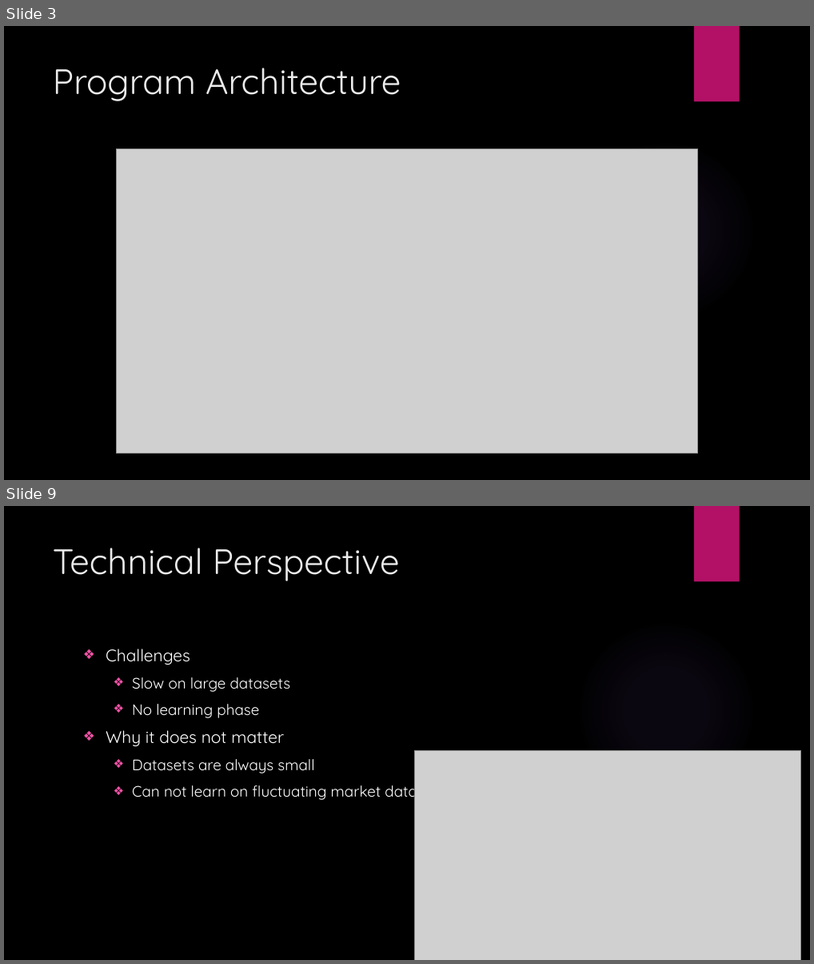
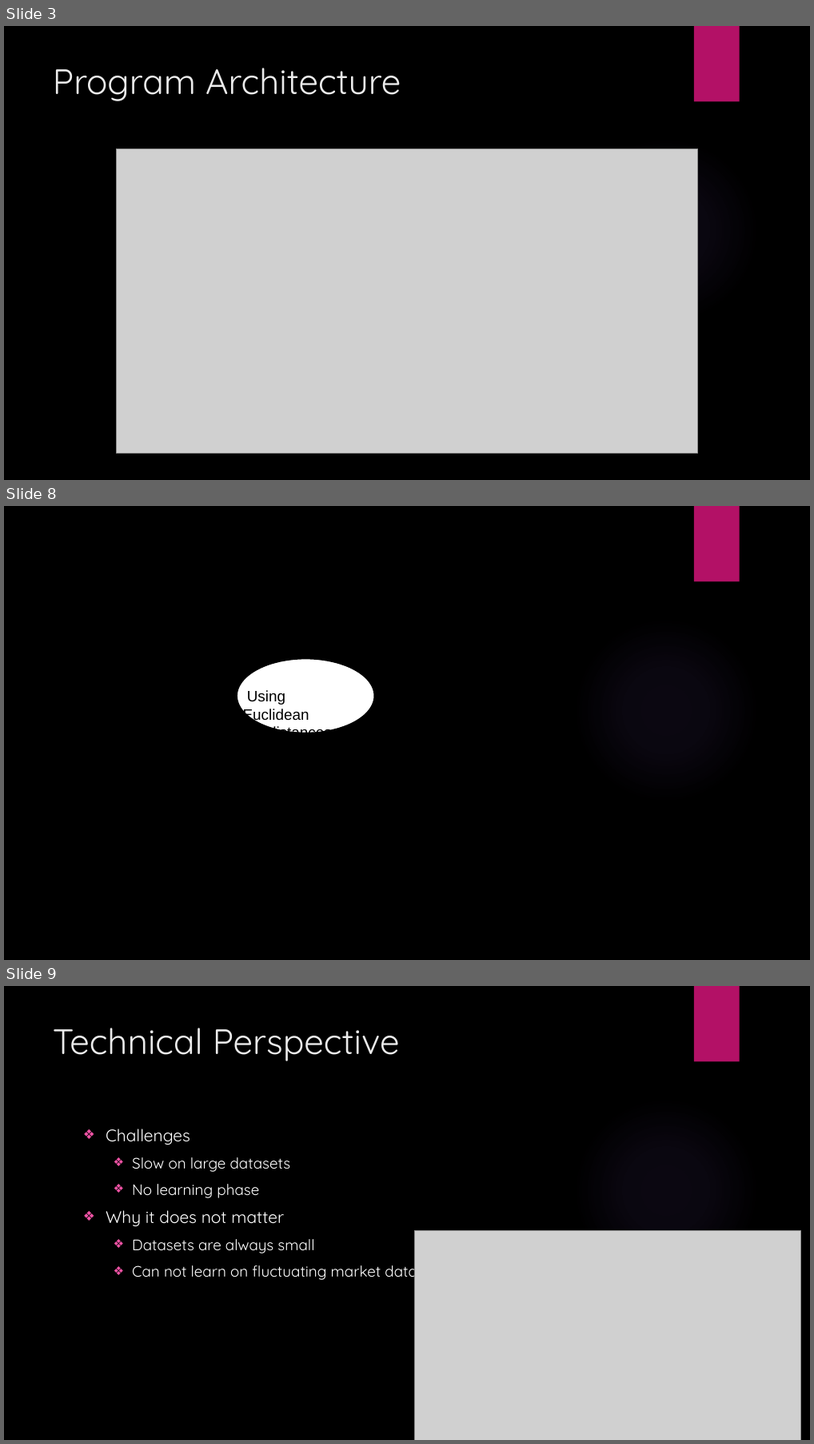
Before and after one commit to theladykiller/DSML-Price-prediction, a slide deck: Documents/Final Presentation.pptx. Shown one above the other, each under a label of ours: slides 3 and 9 before the commit, slides 3, 8 and 9 after it; the slides between them are not shown. The pictures are 814x964 and 814x1444 pixels, drawn with LibreOffice and Linux fonts; fonts in the diff are those of the drawing; grey boxes stand for pictures; background and template pictures are left out. Boxes give left, top, right and bottom in pixels: in the first picture for what was removed or moved away, otherwise in the second. Text is boxed around its words. In the diff, an @@ line names an element or a change of style, - is before the commit and + after.

Commit message:
some changes

```diff
--- a/Documents/Final Presentation.pptx
+++ b/Documents/Final Presentation.pptx
@@ slide 8 added at (4, 506, 810, 960), background picture (left out); not listed: 2 template elements that a slide beside it also shows @@
@@ ellipse added at (237, 659, 375, 733), fill #FFFFFF, outline #000000 1.5 pt @@
@@ text added at (243, 690, 332, 732), 18 pt, text #000000 @@
+Using Euclidean
+distances
```
Also in this commit, not shown: 2 other slides added, 3 slides removed.
